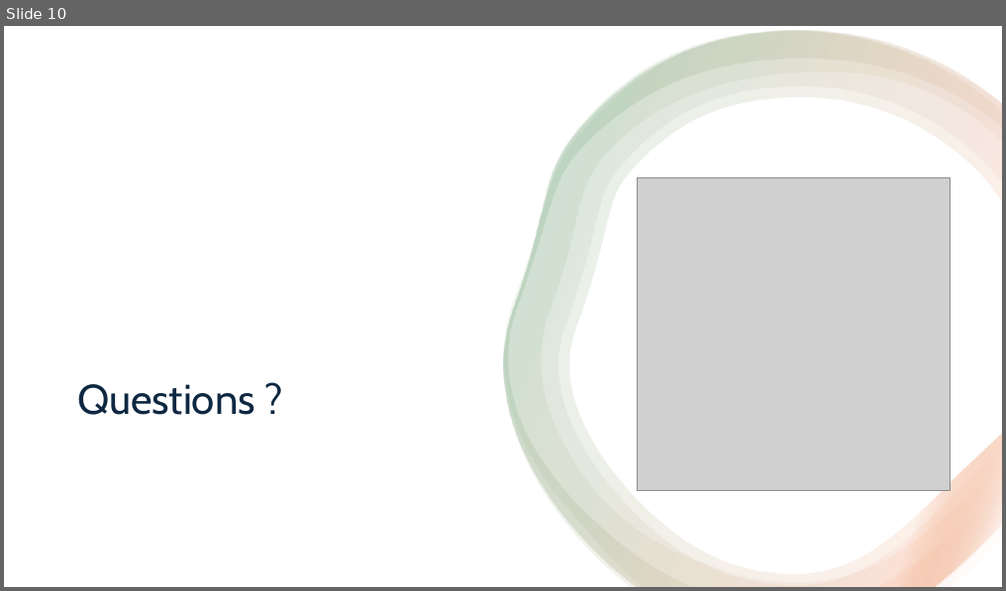
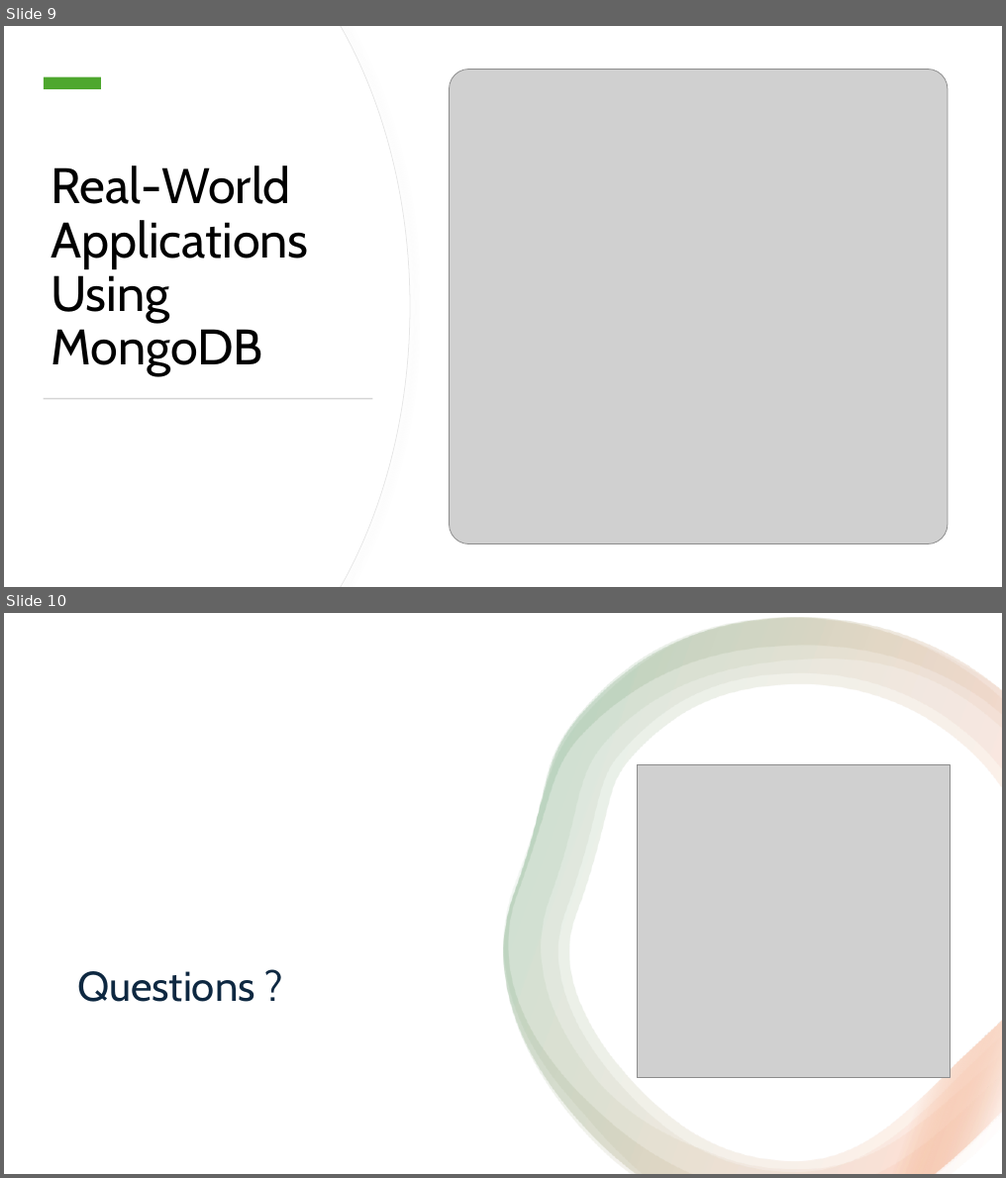
Before and after one commit to olearno/workshops, a slide deck: mongo/mongo_demo.pptx. Shown one above the other, each under a label of ours: slide 10 before the commit, slides 9 and 10 after it. The pictures are 1006x591 and 1006x1178 pixels, drawn with LibreOffice and Linux fonts; fonts in the diff are those of the drawing; grey boxes stand for pictures. Boxes give left, top, right and bottom in pixels: in the first picture for what was removed or moved away, otherwise in the second. Text is boxed around its words. In the diff, an @@ line names an element or a change of style, - is before the commit and + after.

```diff
--- a/mongo/mongo_demo.pptx
+++ b/mongo/mongo_demo.pptx
@@ slide 9 added at [4,26,1002,587], background #FFFFFF @@
@@ freeform shape added at [4,26,410,587], fill #FFFFFF, outline #E6E6E6 0.75 pt @@
@@ freeform shape added at [4,26,409,587], fill #FFFFFF @@
@@ rectangle added at [44,77,101,89], fill #4EA72E @@
@@ picture added at [450,70,948,545] @@
@@ title added at [51,166,309,375], 48 pt, text #000000 @@
+Real-World Applications Using MongoDB
@@ rectangle added at [44,398,373,399], fill #D5D5D5 @@
```
Also in this commit, not shown: 3 slides changed, 1 slide removed, 1 other file.
